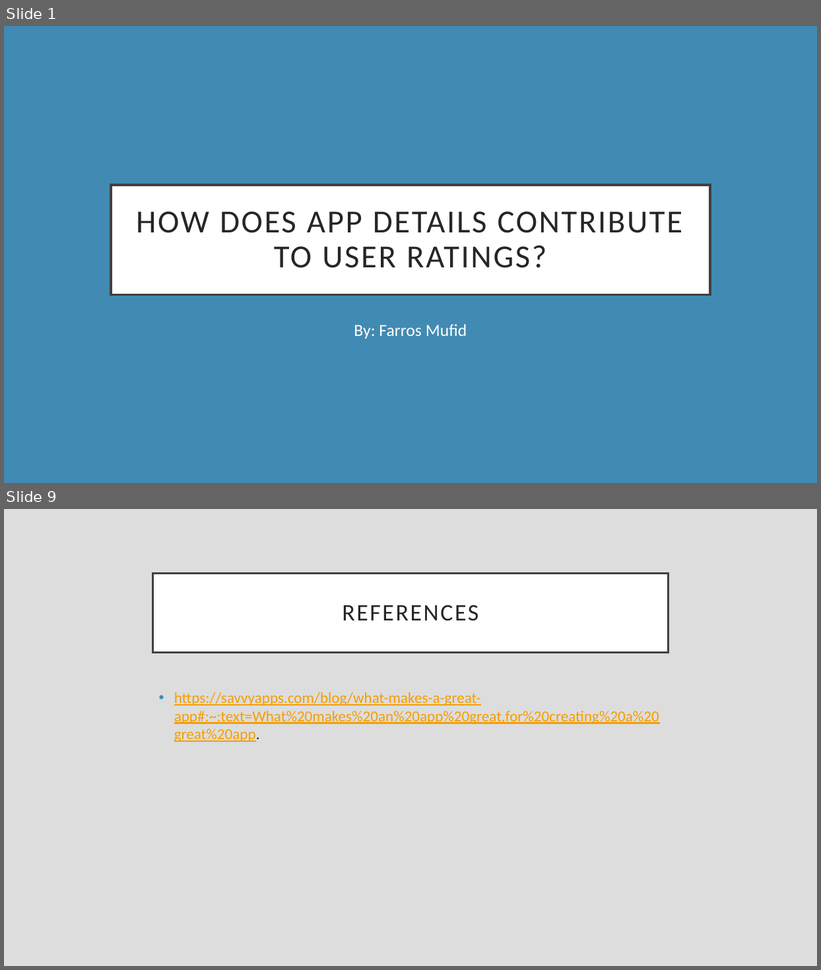
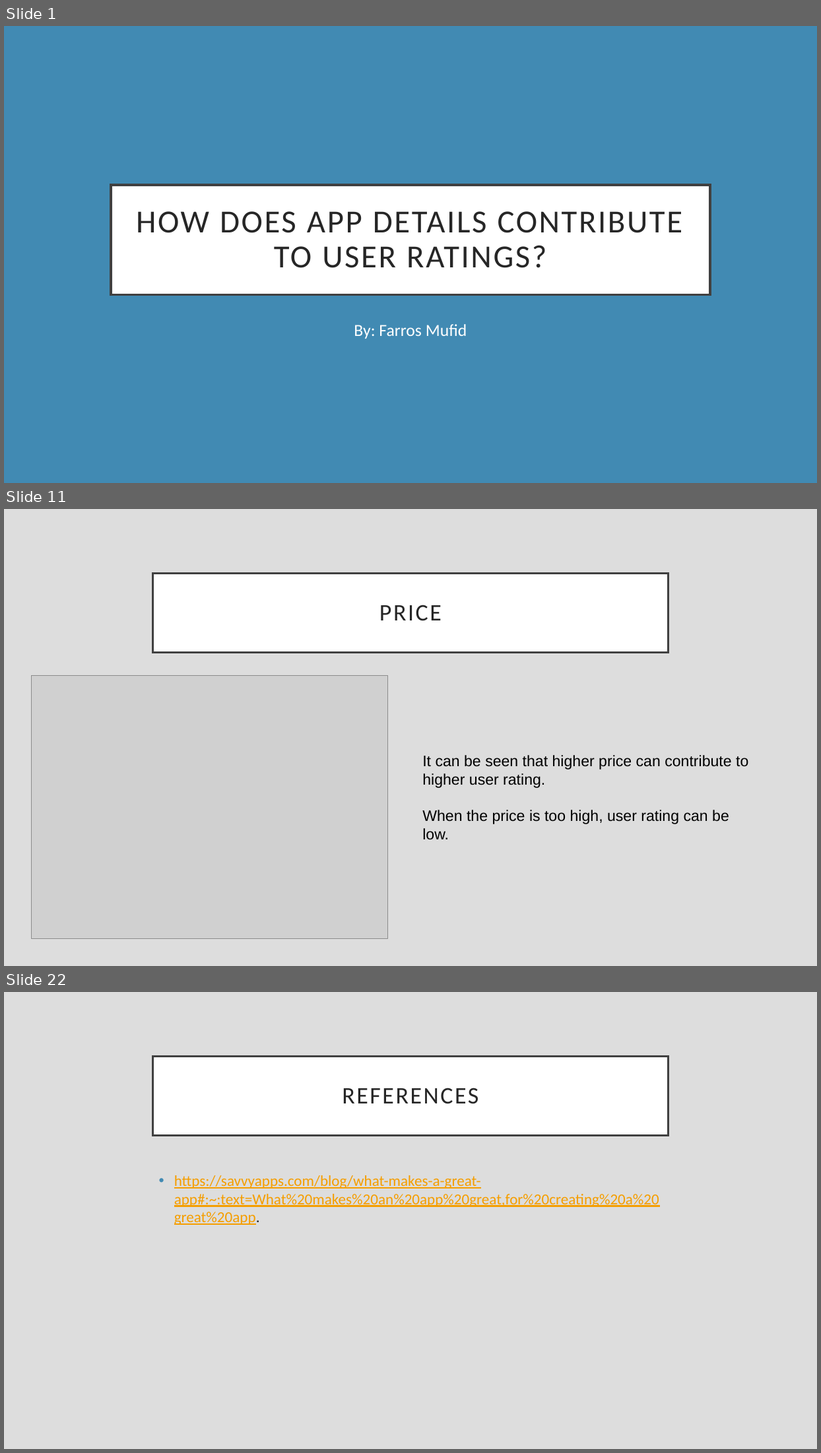
Before and after one commit to farrosmufid/Final_Project_Mobile_App_Store_Farros, a slide deck: Final_Project_ppt_Purwadhika.pptx. Shown one above the other, each under a label of ours: slides 1 and 9 before the commit, slides 1, 11 and 22 after it; the slides between them are not shown. The pictures are 821x970 and 821x1453 pixels, drawn with LibreOffice and Linux fonts; fonts in the diff are those of the drawing; grey boxes stand for pictures. Boxes give left, top, right and bottom in pixels: in the first picture for what was removed or moved away, otherwise in the second. Text is boxed around its words. In the diff, an @@ line names an element or a change of style, - is before the commit and + after.

```diff
--- a/Final_Project_ppt_Purwadhika.pptx
+++ b/Final_Project_ppt_Purwadhika.pptx
@@ slide 11 added at box(4, 509, 817, 966), background #DDDDDD @@
@@ title added at box(153, 573, 668, 652), fill #FFFFFF, outline #404040 2.5 pt, 28 pt, text #262626 @@
+PRICE
@@ picture added at box(32, 675, 387, 939) @@
@@ text added at box(422, 755, 748, 840), 18 pt, text #000000 @@
+It can be seen that higher price can contribute to higher user rating.
+When the price is too high, user rating can be low.
@@ what was slide 9 is now slide 22 @@
```
Also in this commit, not shown: 6 slides changed, 13 other slides added, 1 slide removed, 8 other files.
